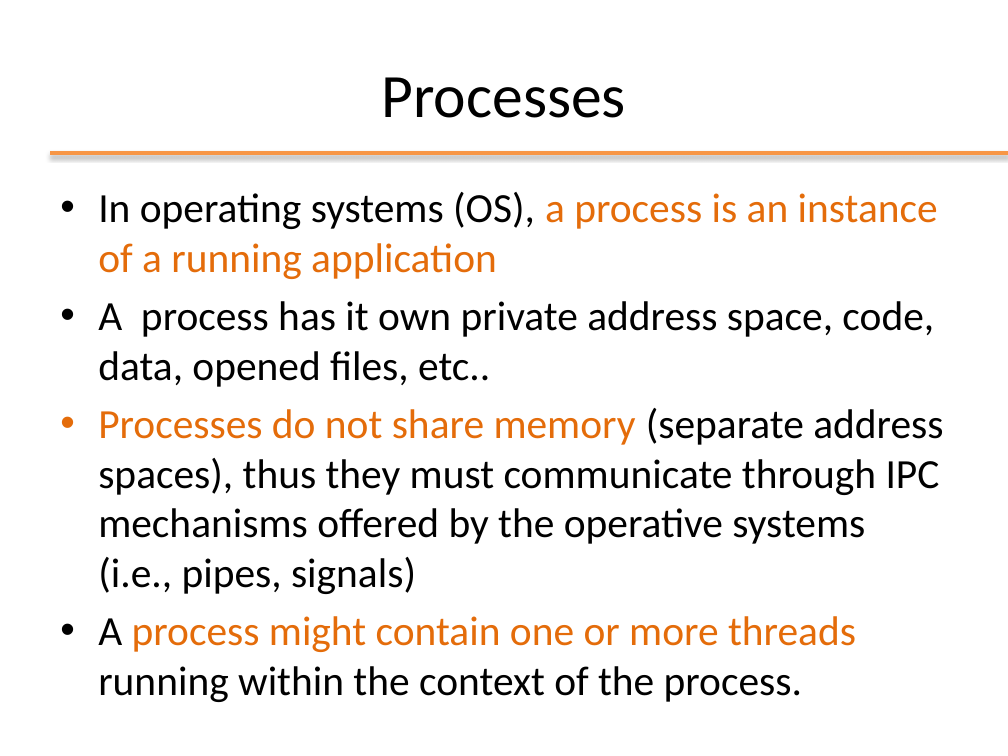
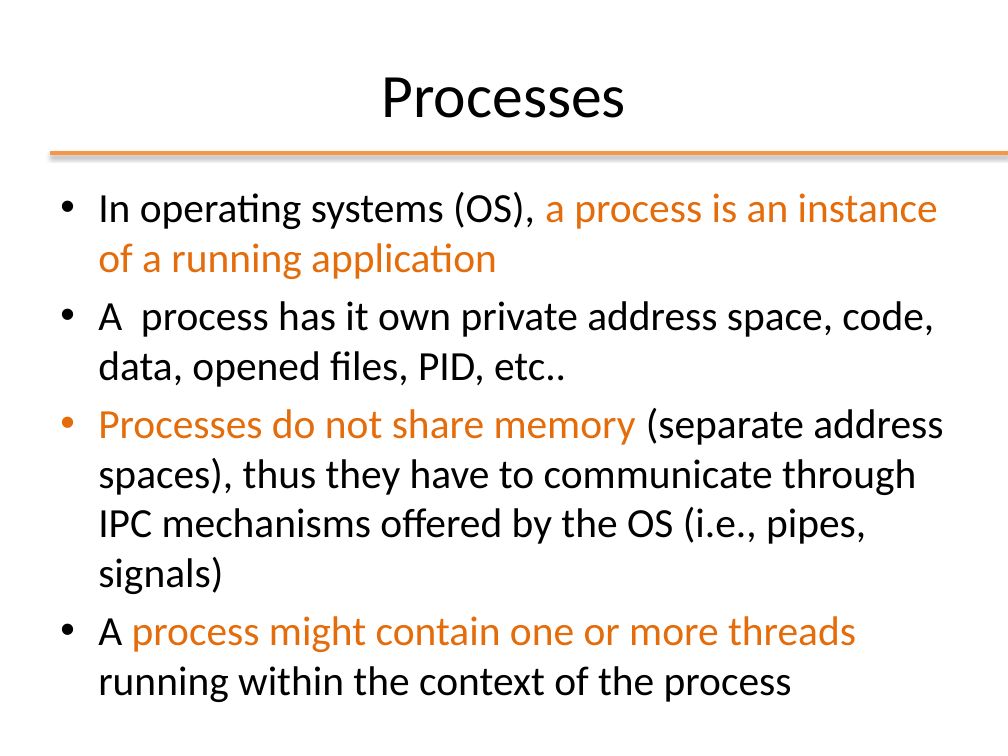
Before and after one commit to Andrea99-beep/ooprogramming, a slide deck: slide 2 of slides/ppt/11_Threads.pptx (slide 4 before the commit). Drawn at 1008x756 pixels with LibreOffice and Linux fonts; fonts in the diff are those of the drawing; background and template pictures are left out. Boxes give left, top, right and bottom in pixels: in the first picture for what was removed or moved away, otherwise in the second. Text is boxed around its words. In the diff, an @@ line names an element or a change of style, - is before the commit and + after.

```diff
--- a/slides/ppt/11_Threads.pptx
+++ b/slides/ppt/11_Threads.pptx
@@ text at <box>98,301,943,696</box>: text changed @@
-• A process has it own private address space, code, data, opened files, etc..
-• Processes do not share memory (separate address spaces), thus they must communicate through IPC mechanisms offered by the operative systems (i.e., pipes, signals)
-• A process might contain one or more threads running within the context of the process.
+• A process has it own private address space, code, data, opened files, PID, etc..
+• Processes do not share memory (separate address spaces), thus they have to communicate through IPC mechanisms offered by the OS (i.e., pipes, signals)
+• A process might contain one or more threads running within the context of the process
```
Also in this commit, not shown: 28 other slides changed, 1 slide added, 1 slide removed, 6 other files.
